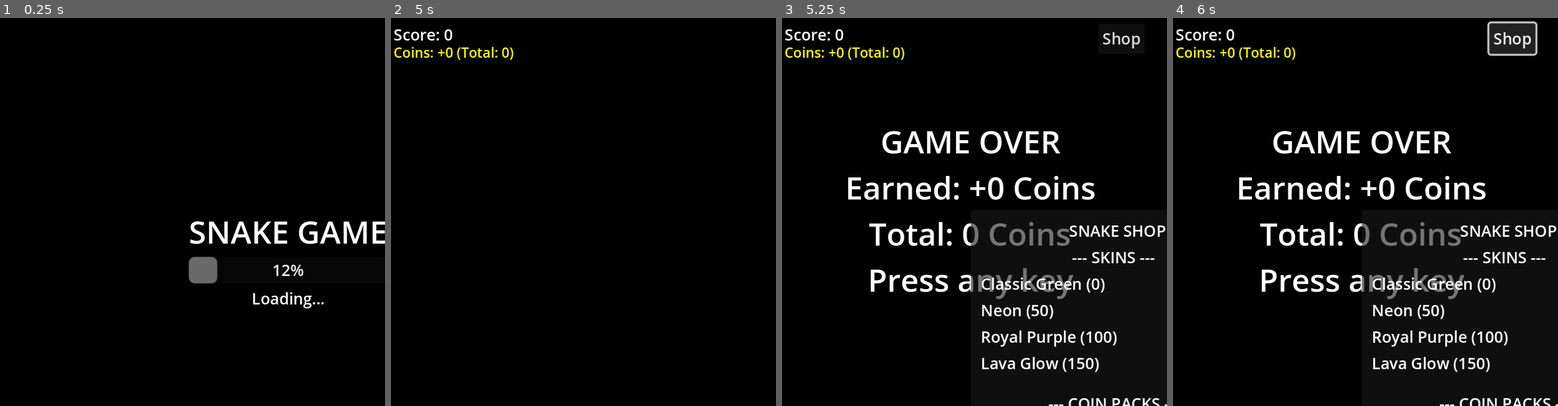
Above: before the commit, frames 1-4 (left to right).
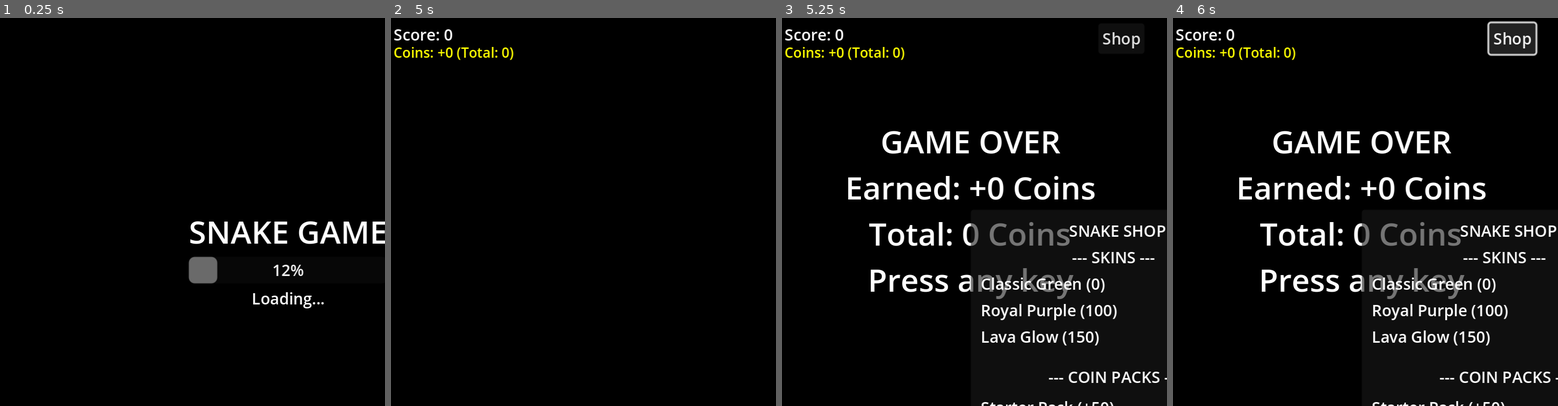
Above: after the commit, the same moments.

Repository: EiJackGH/snake-game
Game: Godot game, scene res://scenes/Main.tscn
The game is run twice, just before and just after one commit, with the same random seed, the same clock (stepped at 60 frames per second) and the same inputs.
Inputs:
- Up to frame 1 (0.25 s): no input
- Up to frame 2 (5 s): hold Up (move_up) 0.53-2.03 s; hold Left (move_left) 2.03-3.53 s; tap Enter at 2.75, 4.25 s; tap Space at 3.5 s; hold Down (move_down) 3.53-4.28 s; hold Right (move_right) from 4.28 s (still down)
- Up to frame 3 (5.25 s): tap Space at 5 s; release Right (move_right) at 5.03 s; hold Up (move_up) from 5.03 s (still down)
- Up to frame 4 (6 s): release Up (move_up) at 5.75 s; click "Shop" at 5.75 s

Frames 1-2 are identical in both runs. In frame 3, 2.3% of the frame differs, in the area x 51-100%, y 73-100%; in frame 4, 2.3%.
Error before the commit: Invalid access to property or key 'Default' on a base object of type 'Dictionary'. (res://scripts/Main.gd:534)
Error after the commit: Invalid access to property or key 'Default' on a base object of type 'Dictionary'. (res://scripts/Main.gd:533)

Commit message:
Update Main.gd

Diff:
--- a/scripts/Main.gd
+++ b/scripts/Main.gd
@@ -21,7 +21,6 @@
 
 const SKINS = {
 	"Classic Green": {"head_color": Color.GREEN, "body_color": Color.DARK_GREEN, "cost": 0},
-	"Neon": {"head_color": Color.CYAN, "body_color": Color.BLUE, "cost": 50},
 	"Royal Purple": {"head_color": Color.PURPLE, "body_color": Color.DARK_GOLDENROD, "cost": 100},
 	"Lava Glow": {"head_color": Color.RED, "body_color": Color.DARK_RED, "cost": 150}
 }
